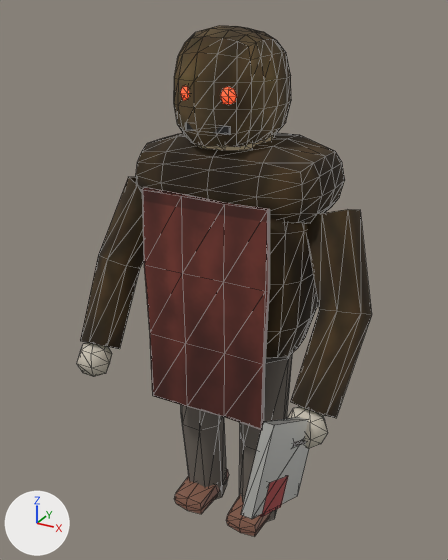
Renders of the glTF model butcher.glb from each side of a commit.
Both versions are drawn from a 50 mm camera at (1.44, -2.74, 2.88) aimed at (0.16, -0.41, 1.72). Every picture has the same lights, and +X, +Y and +Z are marked at lower left. The picture after the commit comes second. Mesh edges are drawn as thin lines. Vertices at exactly the same position are counted once.

Before the edit, the objects in view are built like this:
```python
me_butcher = bpy.data.meshes.new('butcher')
me_butcher.from_pydata(...)  # 684 vertices, 1272 faces; spans x -0.79..0.79, y -1.09..0.35, z -0.01..2.81
me_butcher.materials.append(mat_trousers)  # brown #615950
me_butcher.materials.append(mat_leather)  # brown #815945
me_butcher.materials.append(mat_shirt)
me_butcher.materials.append(mat_apron)
me_butcher.materials.append(mat_burlap)
me_butcher.materials.append(mat_rope)  # beige #ada081
me_butcher.materials.append(mat_eye_red)  # red #ff593f, glowing red #ff5027
me_butcher.materials.append(mat_black)  # black #272727
me_butcher.materials.append(mat_skin)  # light grey #c4bcad
me_butcher.materials.append(mat_pewter)  # grey #b3b3ad
me_butcher.materials.append(mat_wood_dark2)
me_butcher.materials.append(mat_blood)  # red #902727
ob_butcher = bpy.data.objects.new('butcher', me_butcher)
ob_butcher.location = (0.0, 0.0, 0.0)
```
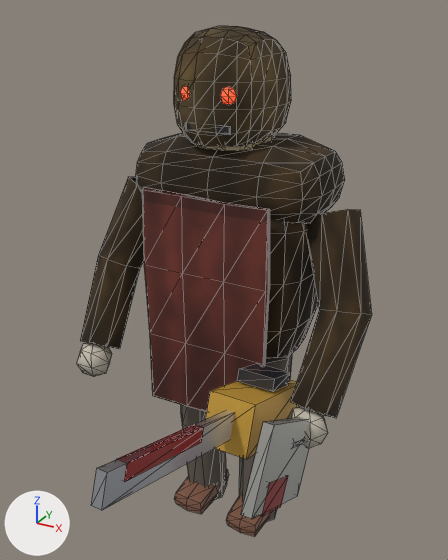
Where the change shows, as pixel boxes [x1, y1, x2, y2] in the pictures (448 x 560 px):
part 1 of me_butcher, added
    after: [91, 363, 297, 510]

The change, as a diff of the scene's bpy script:
```diff
--- a/butcher.glb.py
+++ b/butcher.glb.py
@@ mat_blade @@
+mat_blade = principled_material('blade')
+mat_blade.base_color = (0.55, 0.57, 0.6)  # light grey #c4c7cb
+mat_blade.metallic = 0.9
+mat_blade.roughness = 0.3
+mat_blade.emission_color = (0.0125, 0.0125, 0.015)  # black #1d1d21
+mat_blade.emission_strength = 1.0
@@ mat_saw @@
+mat_saw = principled_material('saw')
+mat_saw.base_color = (0.6, 0.35, 0.05)  # orange #cba03f
+mat_saw.metallic = 0.2
+mat_saw.emission_color = (0.01, 0.005, 0.0)  # black #191000
+mat_saw.emission_strength = 1.0
@@ mat_black_gloss @@
+mat_black_gloss = principled_material('black_gloss')
+mat_black_gloss.base_color = (0.03, 0.03, 0.035)  # dark grey #303035
+mat_black_gloss.metallic = 0.4
+mat_black_gloss.roughness = 0.25
+mat_black_gloss.emission_color = (0.0025, 0.0025, 0.003)  # black #08080a
+mat_black_gloss.emission_strength = 1.0
@@ me_butcher @@
 # used by ob_butcher; location = (0.0, 0.0, 0.0)
-me_butcher.from_pydata(...)  # 684 vertices, 1272 faces; spans x -0.79..0.79, y -1.09..0.35, z -0.01..2.81
+me_butcher.from_pydata(...)  # 716 vertices, 1320 faces; spans x -0.79..0.79, y -1.65..0.35, z -0.01..2.81
+# me_butcher part 1
+# 24 vertices are added at x 0.29..0.51, y -1.65..-0.25, z 0.94..1.6
+# 8 new vertices lie (0.04, 0.0, 0.0) away from vertices in x 0.38, y -1.65..-0.76, z 1.18..1.6
+# 12 new faces join them, mat_blood (red #902727)
+# 12 new faces join them, mat_saw (orange #cba03f)
+# 12 new faces join them, mat_black_gloss (dark grey #303035)
+# 12 new faces join them, mat_blade (light grey #c4c7cb)
 me_butcher.materials.append(mat_trousers)
@@ me_butcher @@
 me_butcher.materials.append(mat_blood)
+me_butcher.materials.append(mat_saw)  # orange #cba03f
+me_butcher.materials.append(mat_black_gloss)  # dark grey #303035
+me_butcher.materials.append(mat_blade)  # light grey #c4c7cb
```
